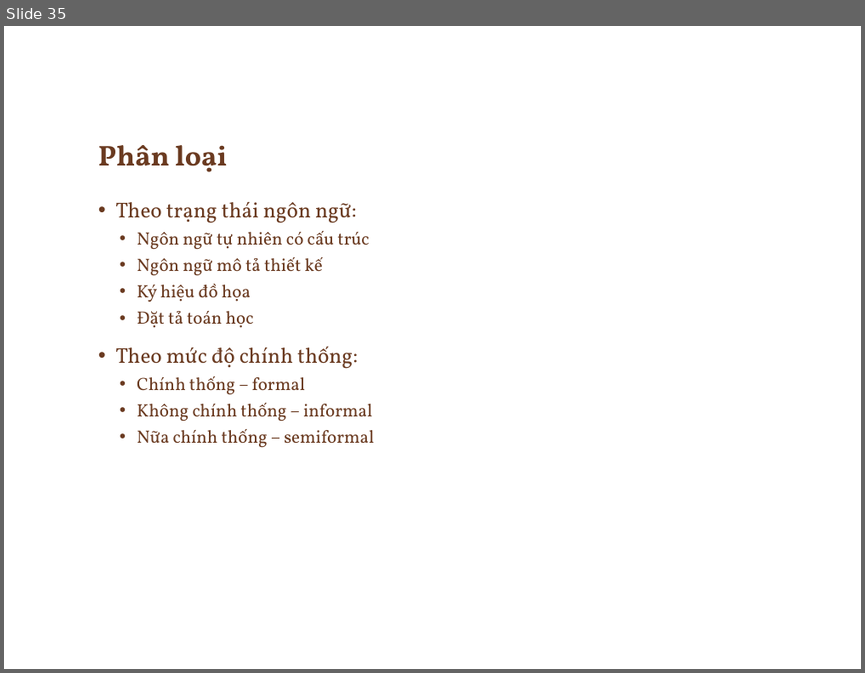
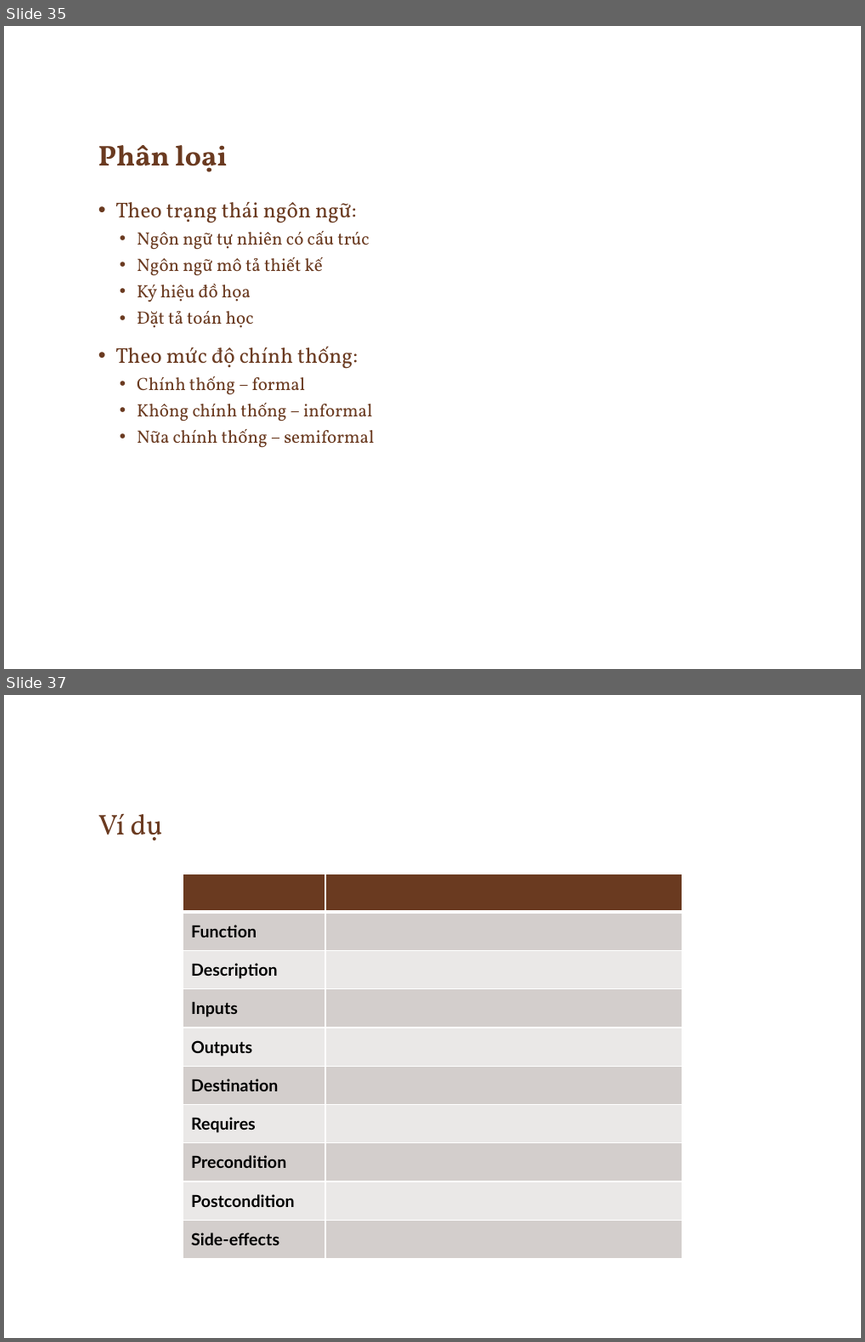
Before and after one commit to ChrisJamison/seminar_cnpm, a slide deck: Seminar/Software Requirement.pptx. Shown one above the other, each under a label of ours: slide 35 before the commit, slides 35 and 37 after it; the slides between them are not shown. The pictures are 865x673 and 865x1342 pixels, drawn with LibreOffice and Linux fonts; fonts in the diff are those of the drawing; background and template pictures are left out. Boxes give left, top, right and bottom in pixels: in the first picture for what was removed or moved away, otherwise in the second. Text is boxed around its words. In the diff, an @@ line names an element or a change of style, - is before the commit and + after.

```diff
--- a/Seminar/Software Requirement.pptx
+++ b/Seminar/Software Requirement.pptx
@@ slide 37 added at [4,695,861,1338], background picture (left out) @@
@@ title added at [98,813,163,840], 24 pt, text #6A3A20 @@
+Ví dụ
@@ table added at [182,873,682,1248], 10 rows, 2 columns @@
+ | 
+Function | 
+Description | 
+Inputs | 
+Outputs | 
+Destination | 
+Requires | 
+Precondition | 
+Postcondition | 
+Side-effects | 
```
Also in this commit, not shown: 7 slides changed, 8 other slides added, 3 slides removed.
